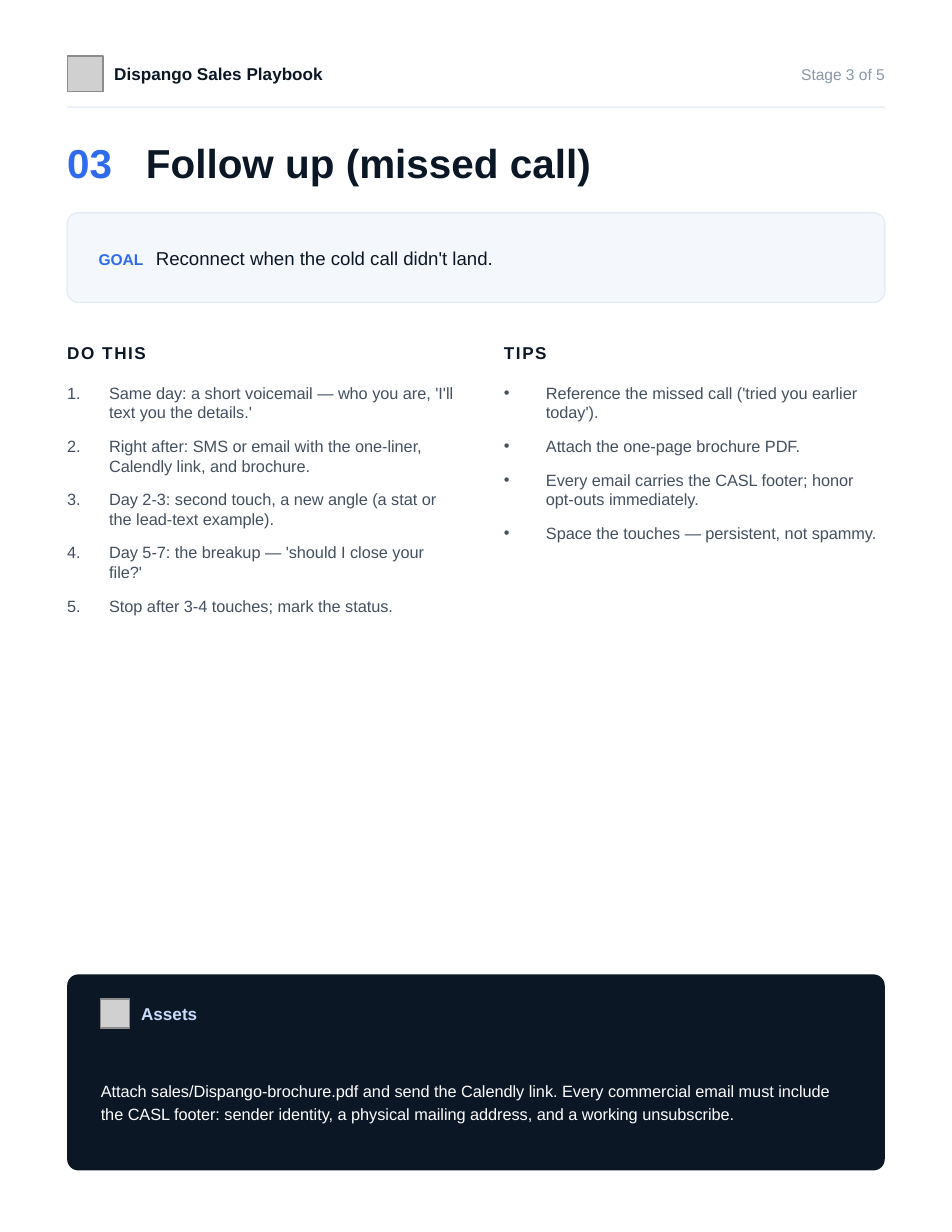
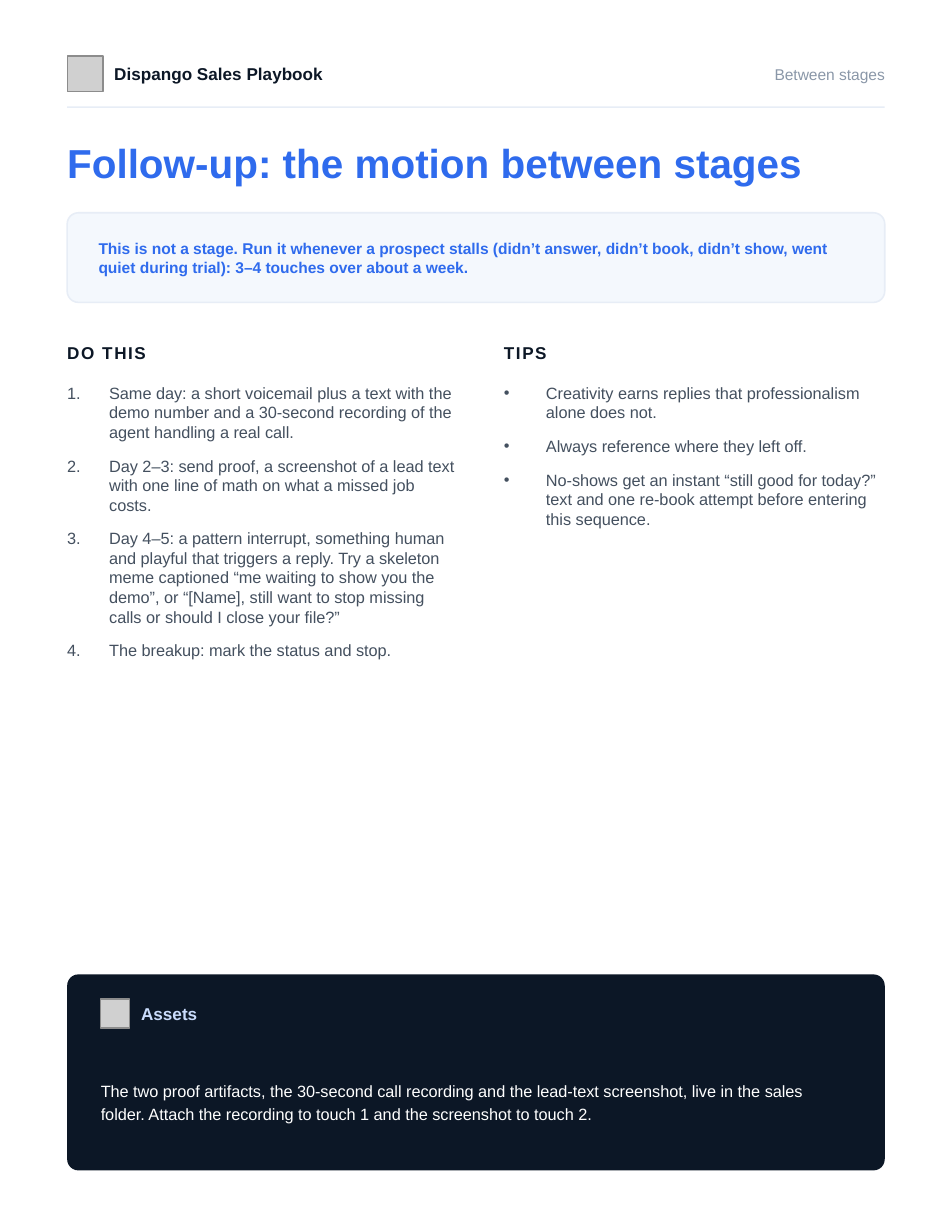
Before and after one commit to miguelangelsegura/mj-locksmith-webhook, a slide deck: slide 6 of sales/Dispango-sales-playbook.pptx (slide 5 before the commit). Drawn at 952x1232 pixels with LibreOffice and Linux fonts; fonts in the diff are those of the drawing; grey boxes stand for pictures. Boxes give left, top, right and bottom in pixels: in the first picture for what was removed or moved away, otherwise in the second. Text is boxed around its words. In the diff, an @@ line names an element or a change of style, - is before the commit and + after.

```diff
--- a/sales/Dispango-sales-playbook.pptx
+++ b/sales/Dispango-sales-playbook.pptx
@@ text at (x1=775, y1=69, x2=885, y2=83): text changed @@
-Stage 3 of 5
+Between stages
@@ text at (x1=67, y1=148, x2=802, y2=186): text changed; text colour #0C1726 to #2F6BED @@
-03 Follow up (missed call)
+Follow-up: the motion between stages
@@ text at (x1=99, y1=242, x2=827, y2=276): text changed; size 12 to 10 pt; text colour #0C1726 to #2F6BED; bold on @@
-GOAL Reconnect when the cold call didn't land.
+This is not a stage. Run it whenever a prospect stalls (didn’t answer, didn’t book, didn’t show, went quiet during trial): 3–4 touches over about a week.
@@ text at (x1=109, y1=387, x2=454, y2=660): text changed @@
-1. Same day: a short voicemail — who you are, 'I'll text you the details.'
-2. Right after: SMS or email with the one-liner, Calendly link, and brochure.
-3. Day 2-3: second touch, a new angle (a stat or the lead-text example).
-4. Day 5-7: the breakup — 'should I close your file?'
-5. Stop after 3-4 touches; mark the status.
+1. Same day: a short voicemail plus a text with the demo number and a 30-second recording of the agent handling a real call.
+2. Day 2–3: send proof, a screenshot of a lead text with one line of math on what a missed job costs.
+3. Day 4–5: a pattern interrupt, something human and playful that triggers a reply. Try a skeleton meme captioned “me waiting to show you the demo”, or “[Name], still want to stop missing calls or should I close your file?”
+4. The breakup: mark the status and stop.
@@ text at (x1=546, y1=387, x2=876, y2=528): text changed @@
-• Reference the missed call ('tried you earlier today').
-• Attach the one-page brochure PDF.
-• Every email carries the CASL footer; honor opt-outs immediately.
-• Space the touches — persistent, not spammy.
+• Creativity earns replies that professionalism alone does not.
+• Always reference where they left off.
+• No-shows get an instant “still good for today?” text and one re-book attempt before entering this sequence.
@@ text at (x1=101, y1=1085, x2=803, y2=1124): text changed @@
-Attach sales/Dispango-brochure.pdf and send the Calendly link. Every commercial email must include the CASL footer: sender identity, a physical mailing address, and a working unsubscribe.
+The two proof artifacts, the 30-second call recording and the lead-text screenshot, live in the sales folder. Attach the recording to touch 1 and the screenshot to touch 2.
```
Also in this commit, not shown: 7 other slides changed, 1 slide added.
